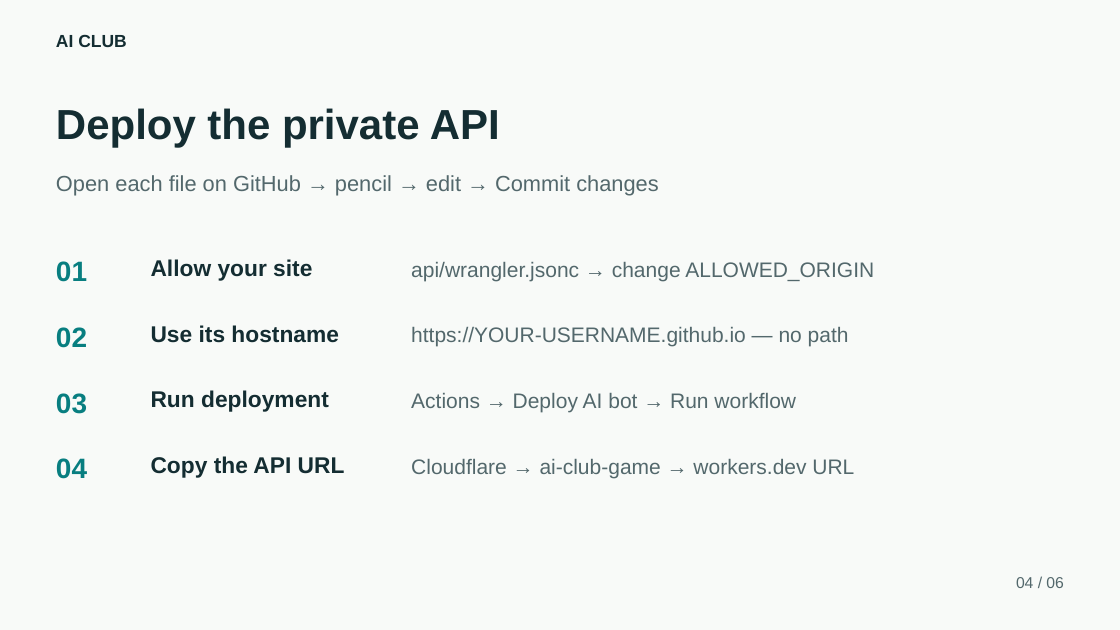
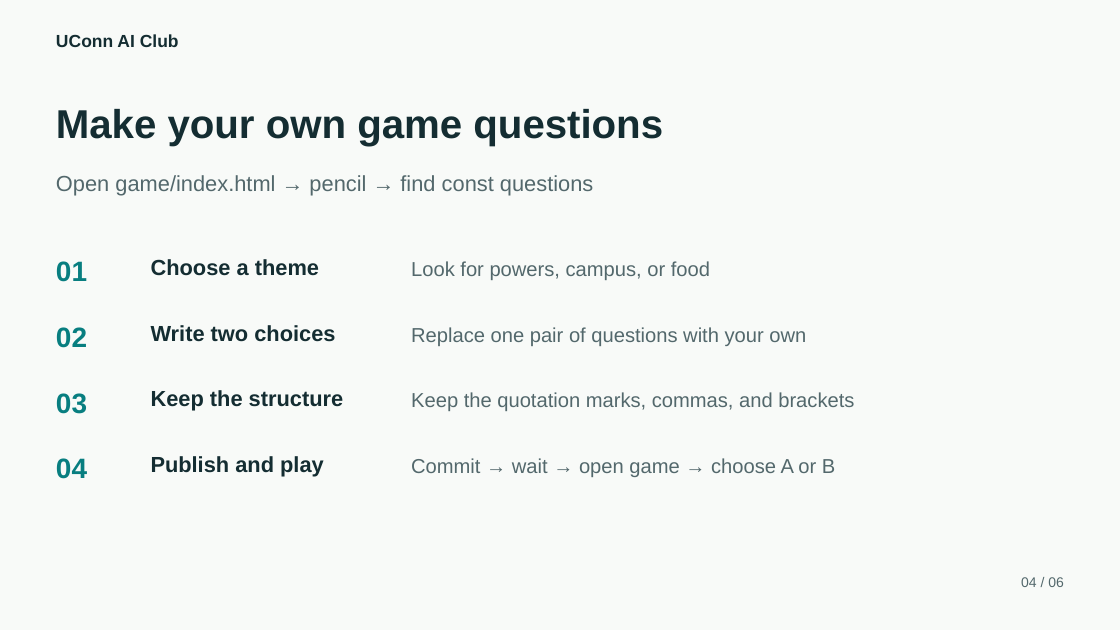
Before and after one commit to Casper3211/Static-Page-Demo, a slide deck: slide 4 of ai-would-you-rather/slides/Would-You-Rather-Workshop.pptx. Drawn at 1120x630 pixels with LibreOffice and Linux fonts; fonts in the diff are those of the drawing. Boxes give left, top, right and bottom in pixels: in the first picture for what was removed or moved away, otherwise in the second. Text is boxed around its words. In the diff, an @@ line names an element or a change of style, - is before the commit and + after.

Commit message:
Simplify UConn workshop with static game and optional AI route

```diff
--- a/ai-would-you-rather/slides/Would-You-Rather-Workshop.pptx
+++ b/ai-would-you-rather/slides/Would-You-Rather-Workshop.pptx
@@ text at (56, 34, 179, 47): text changed @@
-AI CLUB
+UConn AI Club
@@ text at (56, 109, 663, 146): text changed; size 36 to 34.5 pt @@
-Deploy the private API
+Make your own game questions
@@ text at (56, 175, 593, 196): text changed @@
-Open each file on GitHub → pencil → edit → Commit changes
+Open game/index.html → pencil → find const questions
@@ text at (151, 259, 319, 276): text changed; size 19.5 to 18.8 pt @@
-Allow your site
+Choose a theme
@@ text at (411, 261, 710, 280): text changed; size 18 to 17.2 pt @@
-api/wrangler.jsonc → change ALLOWED_ORIGIN
+Look for powers, campus, or food
@@ text at (151, 325, 335, 342): text changed; size 19.5 to 18.8 pt @@
-Use its hostname
+Write two choices
@@ text at (411, 327, 806, 346): text changed; size 18 to 17.2 pt @@
-https://YOUR-USERNAME.github.io — no path
+Replace one pair of questions with your own
@@ text at (151, 390, 344, 411): text changed; size 19.5 to 18.8 pt @@
-Run deployment
+Keep the structure
@@ text at (411, 392, 854, 411): text changed; size 18 to 17.2 pt @@
-Actions → Deploy AI bot → Run workflow
+Keep the quotation marks, commas, and brackets
@@ text at (151, 456, 324, 477): text changed; size 19.5 to 18.8 pt @@
-Copy the API URL
+Publish and play
@@ text at (411, 458, 835, 477): text changed; size 18 to 17.2 pt @@
-Cloudflare → ai-club-game → workers.dev URL
+Commit → wait → open game → choose A or B
@@ text "04 / 06" at (1021, 577, 1064, 587): size 13.5 to 12 pt @@
```
Also in this commit, not shown: 3 other slides changed, 2 slides added, 2 slides removed, 6 other files.
